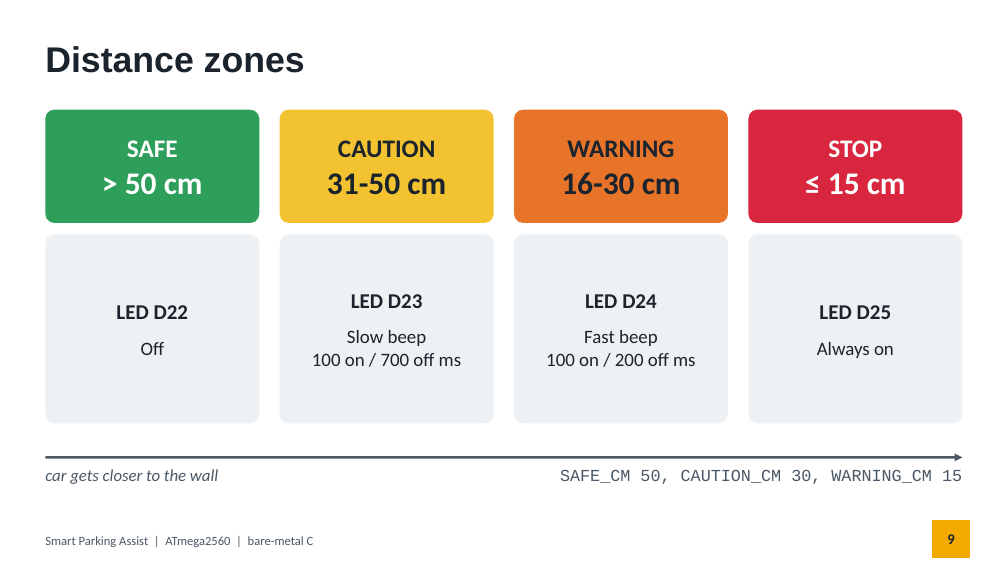
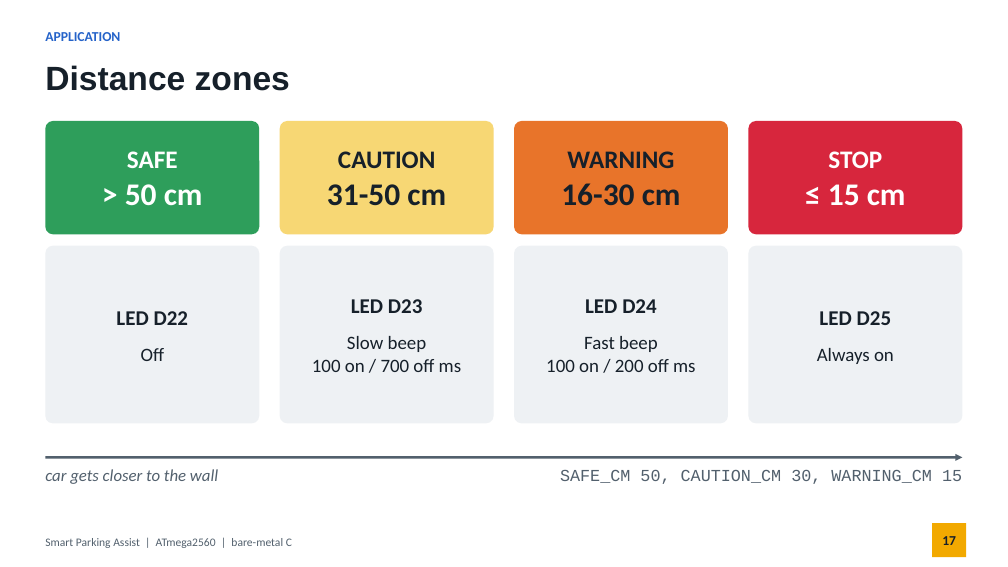
Before and after one commit to ponmudimr/atmega2560-baremetal-drivers, a slide deck: slide 17 of docs/Smart_Parking_Presentation.pptx (slide 9 before the commit). Drawn at 1008x567 pixels with LibreOffice and Linux fonts; fonts in the diff are those of the drawing. Boxes give left, top, right and bottom in pixels: in the first picture for what was removed or moved away, otherwise in the second. Text is boxed around its words. In the diff, an @@ line names an element or a change of style, - is before the commit and + after.

Commit message:
Add t_lcd_song test and update Smart Parking presentation

```diff
--- a/docs/Smart_Parking_Presentation.pptx
+++ b/docs/Smart_Parking_Presentation.pptx
@@ title "Distance zones": place and size @@
-title "Distance zones" at bbox=[45, 46, 305, 73]
+title "Distance zones" at bbox=[45, 65, 290, 91]
@@ title "Distance zones" at bbox=[45, 65, 290, 91]: size 34 to 32 pt, text colour #1B232C to #16202A @@
@@ text added at bbox=[45, 32, 120, 41], 13 pt, text #2563C9, bold @@
+APPLICATION
@@ 4 texts, 4 rounded rectangles: place and size @@
-4 texts, 4 rounded rectangles at bbox=[45, 110, 963, 223]
+4 texts, 4 rounded rectangles at bbox=[45, 121, 963, 234]
@@ rounded rectangle at bbox=[280, 121, 494, 234]: fill #F2C230 to #F7D774; proportions changed @@
@@ text colour #1B232C to #16202A in 6 elements at bbox=[546, 299, 695, 372], bbox=[116, 311, 189, 361], bbox=[312, 299, 461, 372], bbox=[817, 311, 894, 364], bbox=[327, 151, 446, 206], bbox=[561, 151, 681, 206] @@
@@ proportions changed in 7 elements at bbox=[45, 246, 259, 423], bbox=[280, 246, 494, 423], bbox=[514, 246, 728, 423], bbox=[749, 246, 963, 423], bbox=[45, 121, 259, 234], bbox=[514, 121, 728, 234], bbox=[749, 121, 963, 234] @@
@@ rounded rectangle: place and size @@
-rounded rectangle at bbox=[45, 234, 259, 423]
+rounded rectangle at bbox=[45, 246, 259, 423]
@@ rounded rectangle: place and size @@
-rounded rectangle at bbox=[280, 234, 494, 423]
+rounded rectangle at bbox=[280, 246, 494, 423]
@@ rounded rectangle: place and size @@
-rounded rectangle at bbox=[514, 234, 728, 423]
+rounded rectangle at bbox=[514, 246, 728, 423]
@@ rounded rectangle: place and size @@
-rounded rectangle at bbox=[749, 234, 963, 423]
+rounded rectangle at bbox=[749, 246, 963, 423]
@@ text "Smart Parking Assist | ATmega2560 ..." at bbox=[45, 538, 292, 548]: size 12 to 11 pt, text colour #4A5866 to #52606D @@
@@ rectangle: place and size @@
-rectangle at bbox=[932, 520, 970, 558]
+rectangle at bbox=[932, 523, 966, 557]
@@ page number added at bbox=[942, 536, 956, 545], 13 pt, text #16202A, bold @@
+17
@@ page number removed at bbox=[947, 534, 954, 544] @@
-9
```
Also in this commit, not shown: 8 other slides changed, 11 slides added, 3 slides removed, 2 other files.
